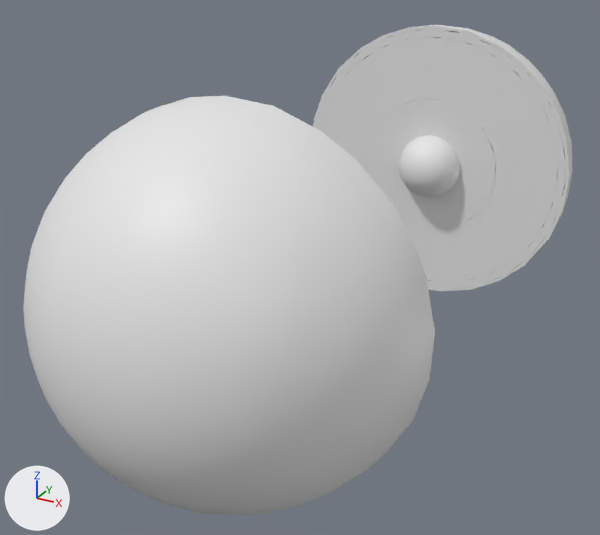
The FBX model Assets/Models/Space/1 модель (Земля)/Earth.fbx: old version first, new version second.
The view is the same before and after, from a 50 mm camera at (3.91, -10.72, 3.37) aimed at (-0.36, -2.95, -0.51). Arrows for +X, +Y and +Z are at lower left; the lights stay in place. Materials are left out; every surface is plain grey. Where no turn or scale is listed for an object, it has been applied to the vertices. Vertices at the same position are counted once.

The older version as bpy lines, for what is in view:
```python
ob_auter_core = bpy.data.objects.new('auter_core', me_mesh_001)
ob_auter_core.parent = ob_eart
ob_auter_core.location = (0.112, 0.0, 0.0)
ob_auter_core.rotation_euler = (0.0, 1.571, 0.0)  # degrees (0, 90, 0)
ob_auter_core.scale = (0.493, 0.493, 0.493)
ob_eart = bpy.data.objects.new('eart', None)
ob_eart.location = (0.0874, 0.00362, 0.000866)
ob_eart.rotation_euler = (1.571, 0.0, -1.571)  # degrees (90, 0, -90)
ob_eart.scale = (0.0254, 0.0254, 0.0254)
ob_earth_inner_core = bpy.data.objects.new('earth_inner_core', me_mesh_004)
ob_earth_inner_core.parent = ob_eart
ob_earth_inner_core.location = (0.112, 0.0, 0.0)
ob_earth_inner_core.rotation_euler = (0.0, 1.571, 0.0)  # degrees (0, 90, 0)
ob_earth_inner_core.scale = (1.05, 1.05, 1.05)
ob_mante = bpy.data.objects.new('mante', me_mesh_006)
ob_mante.parent = ob_eart
ob_mante.location = (-0.0622, 0.0, 0.0)
ob_mante.rotation_euler = (0.0, 1.571, 0.0)  # degrees (0, 90, 0)
ob_mante.scale = (0.923, 0.923, 0.923)
ob_skin = bpy.data.objects.new('skin', me_mesh_008)
ob_skin.parent = ob_eart
ob_skin.location = (-0.0622, 0.0, 0.0)
ob_skin.rotation_euler = (0.0, 1.571, 0.0)  # degrees (0, 90, 0)
ob_skin2 = bpy.data.objects.new('skin2', me_mesh_003)
ob_skin2.location = (0.0874, -4.929, 0.000865)
ob_skin2.rotation_euler = (1.571, -3.142, 0.0)  # degrees (90, -180, 0)
ob_skin2.scale = (-0.0254, -0.0254, -0.0254)
ob_stone = bpy.data.objects.new('stone', me_mesh_007)
ob_stone.parent = ob_eart
ob_stone.location = (-0.0622, 0.0, 0.0)
ob_stone.rotation_euler = (0.0, 1.571, 0.0)  # degrees (0, 90, 0)
ob_stone.scale = (0.976, 0.976, 0.976)
```
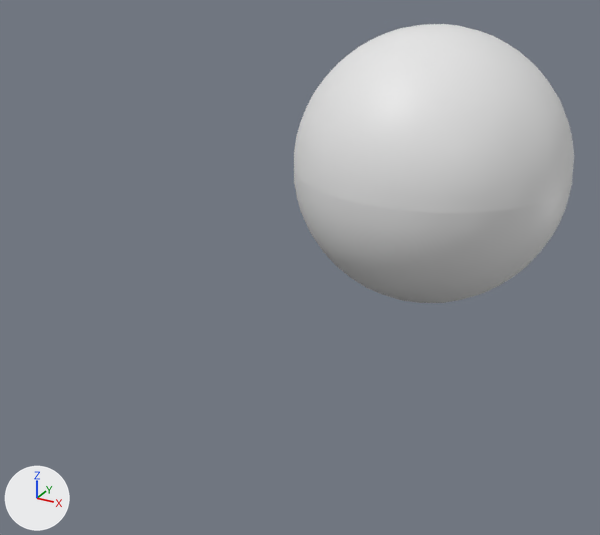
ob_eart is not drawn itself; it is the parent of ob_auter_core, ob_mante, ob_stone, ob_skin, ob_earth_inner_core.

Location of each change, (x1, y1, x2, y2) in pixels of the pictures (600 x 535 px):
'skin2', reshaped, moved, turned, rescaled
    before: (23, 96, 435, 515)
    after: (294, 24, 574, 213)
'mante', moved, rescaled (not visible afterwards)
    before: (321, 37, 558, 282)
'skin', reshaped, moved, turned, rescaled
    before: (313, 25, 572, 291)
    after: (294, 172, 572, 303)
'auter_core', moved, rescaled (not visible afterwards)
    before: (369, 99, 496, 230)
'stone', moved, rescaled (not visible afterwards)
    before: (316, 29, 566, 288)
'earth_inner_core', moved, rescaled (not visible afterwards)
    before: (399, 135, 460, 198)
part 1 of me_mesh_003, added
    after: (294, 24, 574, 213)
part 2 of me_mesh_008, added
    after: (294, 172, 572, 303)

Diff of the bpy script that builds the scene:
```diff
--- a/Assets/Models/Space/1 модель (Земля)/Earth.fbx.py
+++ b/Assets/Models/Space/1 модель (Земля)/Earth.fbx.py
@@ me_mesh_003 @@
 # used by ob_skin2; location = (0.0874, -4.929, 0.000865); rotation_euler = (1.571, -3.142, 0.0), in degrees (90, -180, 0); scale = (-0.0254, -0.0254, -0.0254)
-me_mesh_003.from_pydata(...)  # 1143 vertices, 1742 faces; spans x -74.5..74.5, y -74.5..74.6, z -74.6..0.2
+me_mesh_003.from_pydata(...)  # 1861 vertices, 2911 faces; spans x -75.2..75.2, y -75.2..75.3, z -75.3..0.2
+# me_mesh_003 part 1: a new loose piece of 718 vertices spanning x -75.2..75.2, y -75.2..75.3, z -75.3..-0.1
@@ me_mesh_008 @@
 # used by ob_skin; parent = ob_eart; location = (-0.0622, 0.0, 0.0); rotation_euler = (0.0, 1.571, 0.0), in degrees (0, 90, 0)
-me_mesh_008.from_pydata(...)  # 718 vertices, 1169 faces; spans x -74.5..74.5, y -74.5..74.6, z -74.6..0.0
+me_mesh_008.from_pydata(...)  # 1078 vertices, 1731 faces; spans x -75.2..75.2, y -75.2..75.3, z -75.3..0.0
+# me_mesh_008 part 2: a new loose piece of 360 vertices spanning x -75.2..75.2, y -75.2..75.3, z -75.3..0.0
@@ me_mesh @@
+me_mesh.from_pydata([(0.0, 0.0, 0.01), (0.0, 0.01, 0.0), (-0.01, 0.0, 0.0), (0.0, -0.01, 0.0), (0.01, 0.0, 0.0), (0.0, 0.0, -0.01)], [], [(0, 1, 2), (0, 2, 3), (0, 3, 4), (0, 4, 1), (5, 2, 1), (5, 3, 2), (5, 4, 3), (5, 1, 4)])
@@ ob_auter_core @@
 ob_auter_core = bpy.data.objects.new('auter_core', me_mesh_001)
-ob_auter_core.parent = ob_eart
+ob_auter_core.parent = ob_erathanimrotatorgrp
 ob_auter_core.location = (0.112, 0.0, 0.0)
@@ ob_mante @@
 ob_mante = bpy.data.objects.new('mante', me_mesh_006)
-ob_mante.parent = ob_eart
+ob_mante.parent = ob_erathanimrotatorgrp
 ob_mante.location = (-0.0622, 0.0, 0.0)
@@ ob_eart @@
 ob_eart = bpy.data.objects.new('eart', None)
-ob_eart.location = (0.0874, 0.00362, 0.000866)
+ob_eart.parent = ob_erathanimrotatorgrp
+ob_eart.location = (-5.923, 3.618, 0.866)
 ob_eart.rotation_euler = (1.571, 0.0, -1.571)  # degrees (90, 0, -90)
-ob_eart.scale = (0.0254, 0.0254, 0.0254)
+ob_eart.scale = (25.4, 25.4, 25.4)
@@ ob_stone @@
 ob_stone = bpy.data.objects.new('stone', me_mesh_007)
-ob_stone.parent = ob_eart
+ob_stone.parent = ob_erathanimrotatorgrp
 ob_stone.location = (-0.0622, 0.0, 0.0)
@@ ob_skin2 @@
 ob_skin2 = bpy.data.objects.new('skin2', me_mesh_003)
-ob_skin2.location = (0.0874, -4.929, 0.000865)
-ob_skin2.rotation_euler = (1.571, -3.142, 0.0)  # degrees (90, -180, 0)
-ob_skin2.scale = (-0.0254, -0.0254, -0.0254)
+ob_skin2.parent = ob_erathanimrotatorgrp
+ob_skin2.location = (-5.923, 7.802, 0.865)
+ob_skin2.rotation_euler = (-1.571, 0.0, -3.142)  # degrees (-90, 0, -180)
+ob_skin2.scale = (-25.4, -25.4, -25.4)
@@ ob_skin @@
 ob_skin = bpy.data.objects.new('skin', me_mesh_008)
-ob_skin.parent = ob_eart
-ob_skin.location = (-0.0622, 0.0, 0.0)
-ob_skin.rotation_euler = (0.0, 1.571, 0.0)  # degrees (0, 90, 0)
+ob_skin.parent = ob_erathanimrotatorgrp
+ob_skin.location = (-5.923, 5.198, 0.866)
+ob_skin.rotation_euler = (1.571, 0.0, 0.0)  # degrees (90, 0, 0)
+ob_skin.scale = (25.4, 25.4, 25.4)
@@ ob_earth_inner_core @@
 ob_earth_inner_core = bpy.data.objects.new('earth_inner_core', me_mesh_004)
-ob_earth_inner_core.parent = ob_eart
+ob_earth_inner_core.parent = ob_erathanimrotatorgrp
 ob_earth_inner_core.location = (0.112, 0.0, 0.0)
@@ ob_erathanimrotatorgrp @@
+ob_erathanimrotatorgrp = bpy.data.objects.new('ErathAnimRotatorGrp', me_mesh)
+ob_erathanimrotatorgrp.location = (0.09, 0.0, 0.0)
+ob_erathanimrotatorgrp.rotation_euler = (-1.571, 0.0, 0.0)  # degrees (-90, 0, 0)
+ob_erathanimrotatorgrp.scale = (0.001, 0.001, 0.001)
```
